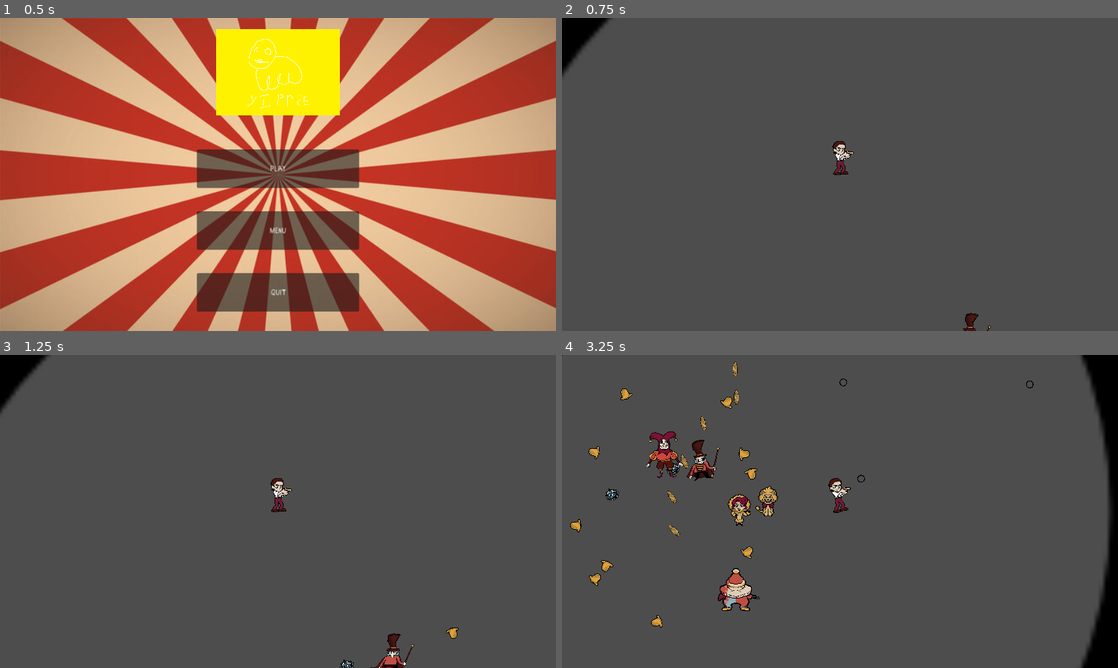
Above: before the commit, frames 1-4 (two rows, left to right).
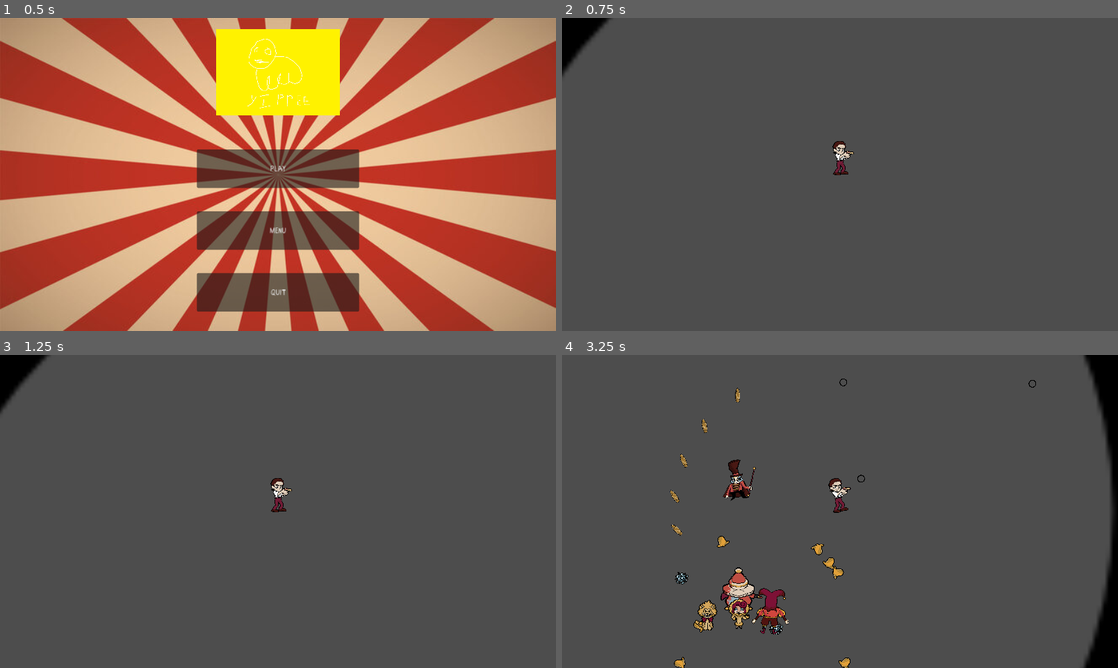
Above: after the commit, the same moments.

Repository: Belphonz/GlobalGameJam2024
Game: Godot game, scene res://scenes/Menu.tscn
Same seed, same stepped clock (60 frames per second), same inputs: the game is played once before the commit and once after it. Sound files missing from this copy of the repository are replaced by a short silence.
Inputs (mouse positions are in pixels of both pictures, inside the frame that each line leads up to):
- Up to frame 1 (0.5 s): no input
- Up to frame 2 (0.75 s): click "Play" at 0.5 s
- Up to frame 3 (1.25 s): no input
- Up to frame 4 (3.25 s): move the mouse to (962, 495) at 1.27 s; hold D (move_right) 1.28-2.03 s; hold Space (shoot) 1.28-2.03 s; move the mouse to (728, 527) at 2.02 s; hold S (move_down) 2.03-2.78 s; tap Space (shoot) at 2.1 s; move the mouse to (895, 442) at 2.77 s; hold D (move_right) from 2.78 s (still down); hold Space (shoot) from 2.78 s (still down)

Frame 1 is identical in both runs. In frame 2, 0.1% of the frame differs, in the area x 72-78%, y 94-100%; in frame 3, 0.4%; in frame 4, 4.9%, in the area x 0-99%, y 0-100%.

Commit message:
Fix probably

Diff:
--- a/elements/enemies/ClownWithAK47.tscn
+++ b/elements/enemies/ClownWithAK47.tscn
@@ -1,16 +1,9 @@
-[gd_scene load_steps=18 format=3 uid="uid://ddvjdlrsw7l8d"]
+[gd_scene load_steps=11 format=3 uid="uid://ddvjdlrsw7l8d"]
 
 [ext_resource type="Texture2D" uid="uid://ggjso3uj7m6n" path="res://assets/gfx/Enemy/clown47/Clown47Aim.png" id="2_kckv0"]
 [ext_resource type="Script" path="res://scripts/enemy/clownWithAK47.gd" id="2_ud5t6"]
 [ext_resource type="Texture2D" uid="uid://coa24dgqhpbt7" path="res://assets/gfx/Enemy/clown47/Clown47Fire.png" id="3_gbe3u"]
-[ext_resource type="Texture2D" uid="uid://do8fk4sxppdul" path="res://assets/gfx/Enemy/Bloodsplatter/frame_1.png" id="3_jxy1b"]
 [ext_resource type="Texture2D" uid="uid://bme5rkwaot7ce" path="res://assets/gfx/Enemy/clown47/Clown47Idle.png" id="4_agu3x"]
-[ext_resource type="Texture2D" uid="uid://b35hf2gygjet0" path="res://assets/gfx/Enemy/Bloodsplatter/frame_2.png" id="4_cqflb"]
-[ext_resource type="Texture2D" uid="uid://d1m1hy8bevffc" path="res://assets/gfx/Enemy/Bloodsplatter/frame_3.png" id="5_cftww"]
-[ext_resource type="Texture2D" uid="uid://br0c0dmcgspli" path="res://assets/gfx/Enemy/Bloodsplatter/frame_4.png" id="6_djn8w"]
-[ext_resource type="Texture2D" uid="uid://c85b3bu6s64p5" path="res://assets/gfx/Enemy/Bloodsplatter/frame_5.png" id="7_1bfio"]
-[ext_resource type="Texture2D" uid="uid://dbukgbai8mqtp" path="res://assets/gfx/Enemy/Bloodsplatter/frame_7.png" id="9_twqvo"]
-[ext_resource type="Texture2D" uid="uid://db4xt2ycnxlnp" path="res://assets/gfx/Enemy/Bloodsplatter/frame_9.png" id="11_48k1l"]
 [ext_resource type="AudioStream" uid="uid://dd3a30kc3npg2" path="res://assets/sfx/Enemy/Clown47/AK47_Cocking_Cue.wav" id="12_467cs"]
 [ext_resource type="Texture2D" uid="uid://sxth5ss8q8cu" path="res://assets/gfx/Enemy/clown47/Clown47Ass.png" id="12_vuckx"]
 [ext_resource type="AudioStream" uid="uid://du3hond3kuvx4" path="res://assets/sfx/Enemy/Clown47/AK47_Fire.wav" id="13_vtfan"]
@@ -23,32 +16,6 @@
 }],
 "loop": true,
 "name": &"Aim",
-"speed": 5.0
-}, {
-"frames": [{
-"duration": 1.0,
-"texture": ExtResource("3_jxy1b")
-}, {
-"duration": 1.0,
-"texture": ExtResource("4_cqflb")
-}, {
-"duration": 1.0,
-"texture": ExtResource("5_cftww")
-}, {
-"duration": 1.0,
-"texture": ExtResource("6_djn8w")
-}, {
-"duration": 1.0,
-"texture": ExtResource("7_1bfio")
-}, {
-"duration": 1.0,
-"texture": ExtResource("9_twqvo")
-}, {
-"duration": 1.0,
-"texture": ExtResource("11_48k1l")
-}],
-"loop": true,
-"name": &"Bloodsplatter",
 "speed": 5.0
 }, {
 "frames": [{
@@ -103,7 +70,7 @@
 [node name="AnimatedSprite2D" type="AnimatedSprite2D" parent="."]
 scale = Vector2(0.0113801, 0.0104875)
 sprite_frames = SubResource("SpriteFrames_spym8")
-animation = &"Idle"
+animation = &"Aim"
 
 [node name="ShootPoint" type="Node2D" parent="."]
 position = Vector2(0, 1.92112)
--- a/elements/enemies/Lion.tscn
+++ b/elements/enemies/Lion.tscn
@@ -1,21 +1,53 @@
-[gd_scene load_steps=4 format=3 uid="uid://bcws0l7ar0pcw"]
+[gd_scene load_steps=9 format=3 uid="uid://b50swrpximy16"]
 
 [ext_resource type="PackedScene" uid="uid://b0iranba74mqb" path="res://elements/enemies/baseEnemy.tscn" id="1_h66lx"]
 [ext_resource type="Script" path="res://scripts/enemy/Lion.gd" id="2_0kqpx"]
 [ext_resource type="Texture2D" uid="uid://63ahe6fxrocd" path="res://assets/gfx/Enemy/Lion/Lion1.png" id="2_n0qla"]
+[ext_resource type="Texture2D" path="res://assets/gfx/Enemy/Lion/LionAttack1.png" id="3_2y0w7"]
+[ext_resource type="Texture2D" path="res://assets/gfx/Enemy/Lion/LionAttack2.png" id="4_cf22p"]
+[ext_resource type="Texture2D" path="res://assets/gfx/Enemy/Lion/LionAttack3.png" id="5_a3rbr"]
+[ext_resource type="Texture2D" path="res://assets/gfx/Enemy/Lion/Lion2.png" id="7_vcn2l"]
+
+[sub_resource type="SpriteFrames" id="SpriteFrames_vn5ji"]
+animations = [{
+"frames": [{
+"duration": 1.0,
+"texture": ExtResource("3_2y0w7")
+}, {
+"duration": 1.0,
+"texture": ExtResource("4_cf22p")
+}, {
+"duration": 1.0,
+"texture": ExtResource("5_a3rbr")
+}],
+"loop": true,
+"name": &"Attack",
+"speed": 5.0
+}, {
+"frames": [{
+"duration": 1.0,
+"texture": ExtResource("2_n0qla")
+}, {
+"duration": 1.0,
+"texture": ExtResource("7_vcn2l")
+}],
+"loop": true,
+"name": &"Idle",
+"speed": 5.0
+}]
 
 [node name="BaseEnemy" instance=ExtResource("1_h66lx")]
 script = ExtResource("2_0kqpx")
 
 [node name="Sprite2D" parent="." index="0"]
-scale = Vector2(0.155, 0.155)
+scale = Vector2(0.08, 0.08)
+sprite_frames = SubResource("SpriteFrames_vn5ji")
+animation = &"Idle"
 
-[node name="testSpriteTEMP" type="Sprite2D" parent="." index="1"]
-scale = Vector2(0.08, 0.08)
-texture = ExtResource("2_n0qla")
-
-[node name="CollisionShape2D" parent="." index="2"]
+[node name="CollisionShape2D" parent="." index="1"]
 scale = Vector2(0.18, 0.18)
 
 [node name="CollisionShape2D" parent="EnemyCollider" index="0"]
 scale = Vector2(0.18, 0.18)
+
+[connection signal="area_entered" from="EnemyCollider" to="." method="_on_enemy_collider_area_entered"]
--- a/elements/enemies/LionTamer.tscn
+++ b/elements/enemies/LionTamer.tscn
@@ -1,24 +1,48 @@
-[gd_scene load_steps=4 format=3 uid="uid://70nd72dtakow"]
+[gd_scene load_steps=7 format=3 uid="uid://0txhtv3v5vdk"]
 
 [ext_resource type="PackedScene" uid="uid://b0iranba74mqb" path="res://elements/enemies/baseEnemy.tscn" id="1_vgwdo"]
 [ext_resource type="Texture2D" uid="uid://cmtd5suen1l8y" path="res://assets/gfx/Enemy/Lion Tamer/LionTamer1.png" id="2_64qg5"]
 [ext_resource type="Script" path="res://scripts/enemy/LionTamer.gd" id="2_k6dxg"]
+[ext_resource type="Texture2D" path="res://assets/gfx/Enemy/Lion Tamer/LionTamer2.png" id="4_fi7wh"]
+[ext_resource type="Texture2D" path="res://assets/gfx/Enemy/Lion Tamer/LionTamerSad.png" id="5_yupmu"]
+
+[sub_resource type="SpriteFrames" id="SpriteFrames_fsm27"]
+animations = [{
+"frames": [{
+"duration": 1.0,
+"texture": ExtResource("2_64qg5")
+}, {
+"duration": 1.0,
+"texture": ExtResource("4_fi7wh")
+}],
+"loop": true,
+"name": &"Idle",
+"speed": 5.0
+}, {
+"frames": [{
+"duration": 1.0,
+"texture": ExtResource("5_yupmu")
+}],
+"loop": true,
+"name": &"Sad",
+"speed": 5.0
+}]
 
 [node name="BaseEnemy" instance=ExtResource("1_vgwdo")]
 script = ExtResource("2_k6dxg")
 
 [node name="Sprite2D" parent="." index="0"]
-scale = Vector2(0.12, 0.123)
+scale = Vector2(0.075, 0.077)
+sprite_frames = SubResource("SpriteFrames_fsm27")
+animation = &"Idle"
 
-[node name="testSpriteTEMP" type="Sprite2D" parent="." index="1"]
-scale = Vector2(0.08, 0.08)
-texture = ExtResource("2_64qg5")
-
-[node name="CollisionShape2D" parent="." index="2"]
+[node name="CollisionShape2D" parent="." index="1"]
 scale = Vector2(0.06, 0.06)
 
-[node name="EnemyCollider" parent="." index="3"]
+[node name="EnemyCollider" parent="." index="2"]
 scale = Vector2(3, 3)
 
 [node name="CollisionShape2D" parent="EnemyCollider" index="0"]
 scale = Vector2(0.06, 0.06)
+
+[connection signal="area_entered" from="EnemyCollider" to="." method="_on_enemy_collider_area_entered"]
--- a/elements/enemies/baseEnemy.tscn
+++ b/elements/enemies/baseEnemy.tscn
@@ -1,12 +1,12 @@
 [gd_scene load_steps=3 format=3 uid="uid://b0iranba74mqb"]
 
 [sub_resource type="CircleShape2D" id="CircleShape2D_4liuj"]
-radius = 101.883
+radius = 102.439
 
 [sub_resource type="CircleShape2D" id="CircleShape2D_rurwp"]
-radius = 120.055
+radius = 133.796
 
-[node name="BaseEnemy" type="CharacterBody2D"]
+[node name="BaseEnemy2" type="CharacterBody2D"]
 
 [node name="Sprite2D" type="AnimatedSprite2D" parent="."]
 
--- a/elements/enemies/jester.tscn
+++ b/elements/enemies/jester.tscn
@@ -48,3 +48,5 @@
 scale = Vector2(0.0888889, 0.0888889)
 sprite_frames = SubResource("SpriteFrames_1oamx")
 animation = &"Default"
+
+[connection signal="area_entered" from="EnemyCollider" to="." method="_on_enemy_collider_area_entered"]
--- a/elements/enemies/ringmaster.tscn
+++ b/elements/enemies/ringmaster.tscn
@@ -26,8 +26,8 @@
 }]
 
 [sub_resource type="CapsuleShape2D" id="CapsuleShape2D_rr0ia"]
-radius = 11.0
-height = 46.0
+radius = 14.0
+height = 54.0
 
 [sub_resource type="SpriteFrames" id="SpriteFrames_tj3t0"]
 animations = [{
@@ -85,6 +85,7 @@
 
 [node name="CollisionShape2D" type="CollisionShape2D" parent="."]
 position = Vector2(0, -15)
+scale = Vector2(0.9, 0.9)
 shape = SubResource("CapsuleShape2D_rr0ia")
 
 [node name="Sprite2D" type="AnimatedSprite2D" parent="."]
@@ -95,7 +96,10 @@
 
 [node name="EnemyCollider" type="Area2D" parent="."]
 position = Vector2(0.292633, -28.9858)
+scale = Vector2(1.37282, 1.08813)
 
 [node name="EnemyCollider" type="CollisionShape2D" parent="EnemyCollider"]
 position = Vector2(-0.292633, 13.9858)
 shape = SubResource("CapsuleShape2D_rr0ia")
+
+[connection signal="area_entered" from="EnemyCollider" to="." method="_on_enemy_collider_area_entered"]
Not shown: 1 places in scenes/MainScene.tscn that only renumber resources
